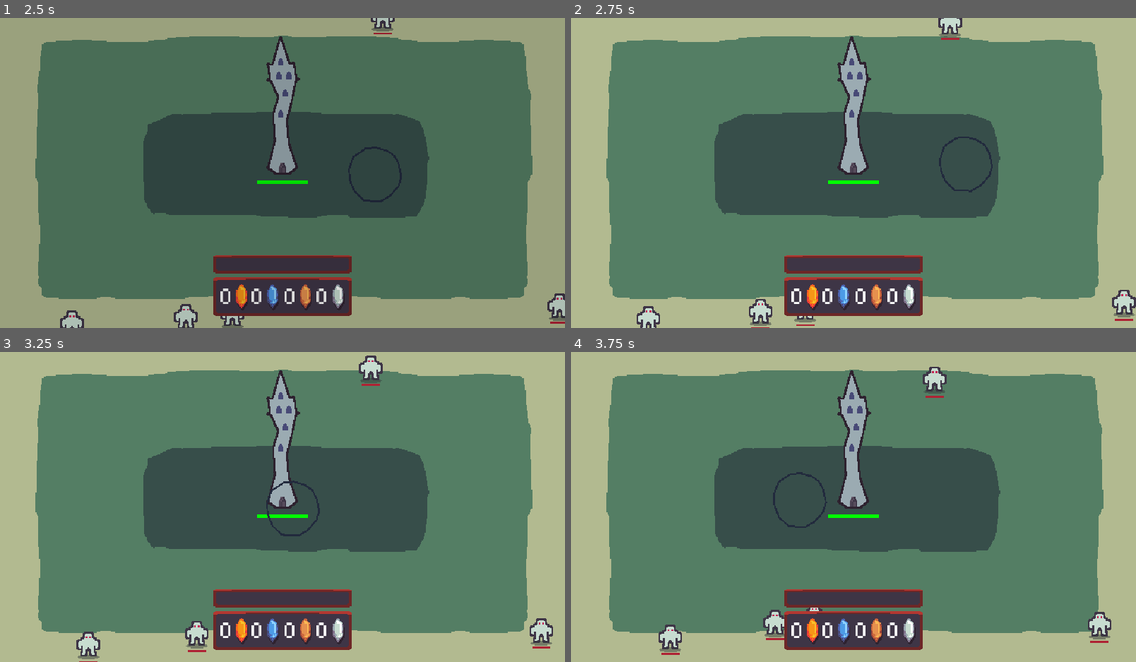
Above: before the commit, frames 1-4 (two rows, left to right).
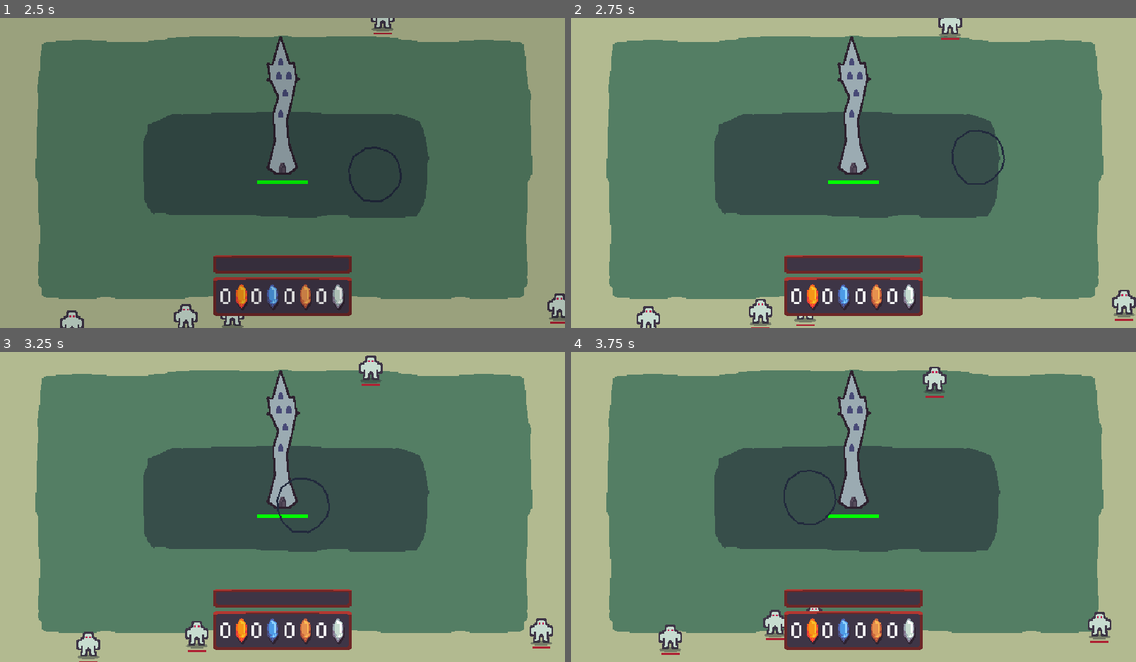
Above: after the commit, the same moments.

Repository: hawkstein/ludum-dare-58-collector
Game: Godot game, scene res://utils/ui/main_menu.tscn
The game is run twice, just before and just after one commit, with the same random seed, the same clock (stepped at 60 frames per second) and the same inputs.
Inputs (mouse positions are in pixels of both pictures, inside the frame that each line leads up to):
- Up to frame 1 (2.5 s): click "Start" at 0.5 s; click "Start" at 1.25 s; tap Enter (ui_accept) at 2, 2.27 s; move the mouse to (406, 157) at 2.02 s; click (406, 157) at 2.17 s
- Up to frame 2 (2.75 s): no input
- Up to frame 3 (3.25 s): move the mouse to (169, 522) at 2.77 s; click (169, 522) at 2.92 s; tap Enter (ui_accept) at 3.02 s
- Up to frame 4 (3.75 s): move the mouse to (910, 438) at 3.52 s; click (910, 438) at 3.67 s

Frame 1 is identical in both runs. In frame 2, 0.3% of the frame differs, in the area x 65-77%, y 35-57%; in frame 3, 0.3%; in frame 4, 0.3%.

Commit message:
adjust collector movement

Diff:
--- a/entities/collector/collector.gd
+++ b/entities/collector/collector.gd
@@ -2,7 +2,6 @@
 
 const MAX_SPEED := 300
 const ACCELERATION := 10.0
-const DECELERATION := 5.0
 
 func _ready() -> void:
 	reset()
@@ -14,13 +13,12 @@
 
 func _physics_process(delta: float) -> void:
 	var direction = get_viewport().get_mouse_position() - position
-	if direction.length() > 20:
+	if direction.length() < 3:
+		velocity = Vector2.ZERO
+		Input.set_mouse_mode(Input.MOUSE_MODE_HIDDEN)
+	else:
+		Input.set_mouse_mode(Input.MOUSE_MODE_VISIBLE)
 		direction = direction.normalized()
-		velocity = lerp(velocity, direction * MAX_SPEED, delta * ACCELERATION)
-	elif direction.length() > 5:
-		direction = direction.normalized()
-		velocity = direction * MAX_SPEED * delta * DECELERATION
-	else:
-		velocity = Vector2.ZERO
+		velocity =  lerp(velocity, direction * MAX_SPEED, delta * ACCELERATION)
 
 	move_and_slide()
--- a/entities/main.gd
+++ b/entities/main.gd
@@ -56,6 +56,8 @@
 
 
 func _on_tower_tower_destroyed() -> void:
+	Input.set_mouse_mode(Input.MOUSE_MODE_VISIBLE)
+
 	ui.show()
 
 	var loop_count = progress.loop_count + 1
